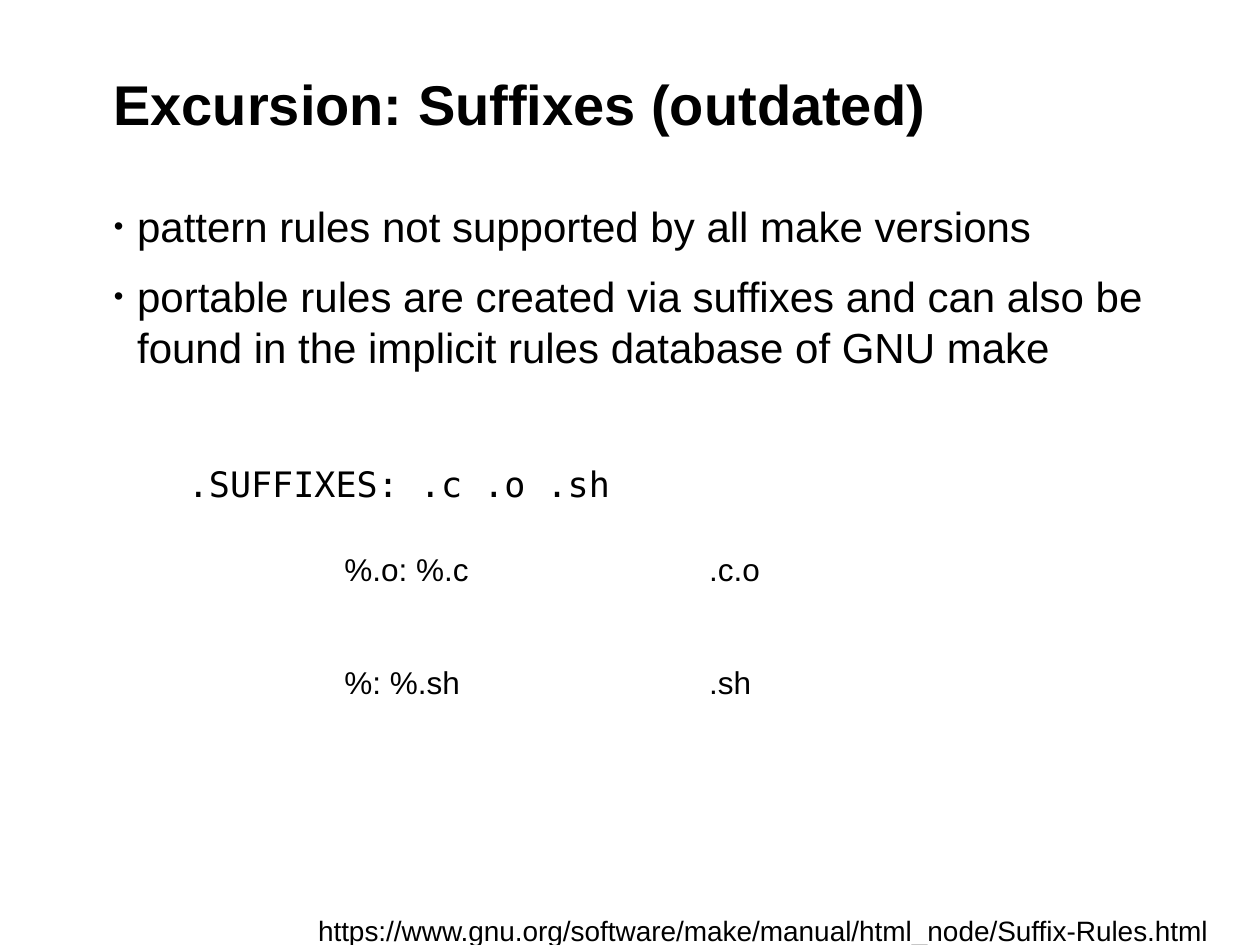
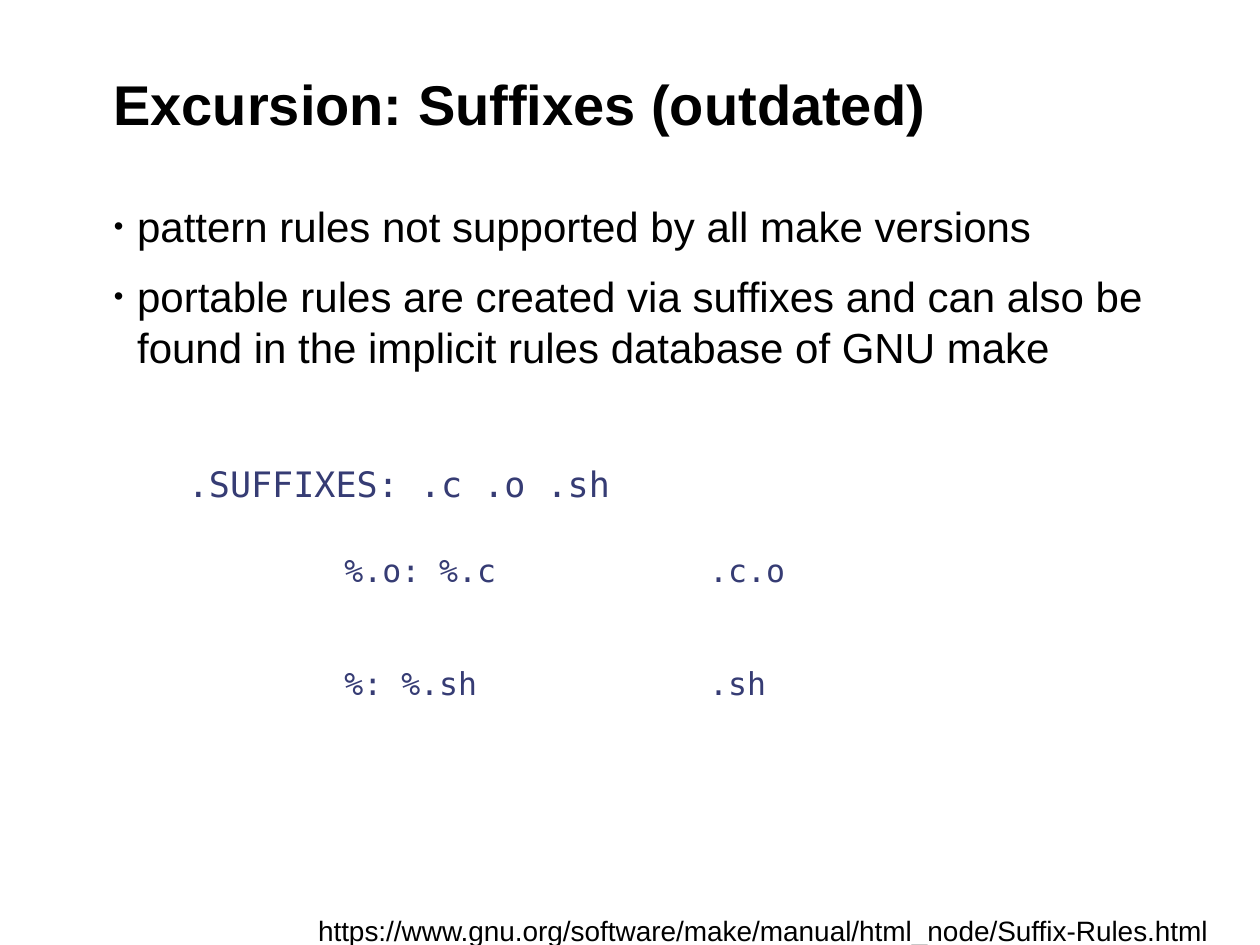
Before and after one commit to fsundermeyer/GNU_make_workshop, a slide deck: slide 24 of GNU_make_03_2015.odp (slide 23 before the commit). Drawn at 1260x945 pixels with LibreOffice and Linux fonts; fonts in the diff are those of the drawing; background and template pictures are left out. Boxes give left, top, right and bottom in pixels: in the first picture for what was removed or moved away, otherwise in the second. Text is boxed around its words. In the diff, an @@ line names an element or a change of style, - is before the commit and + after.

```diff
--- a/GNU_make_03_2015.odp
+++ b/GNU_make_03_2015.odp
@@ text at (188,470,610,498): text colour #000000 to #363C74 in ".SUFFIXES: .c .o .sh" @@
@@ table at (331,547,1060,774) @@
@@ font Arial to DejaVu Sans Mono, text colour #000000 to #363C74 @@
```
Also in this commit, not shown: 24 other slides changed, 10 slides added, 1 other file.
